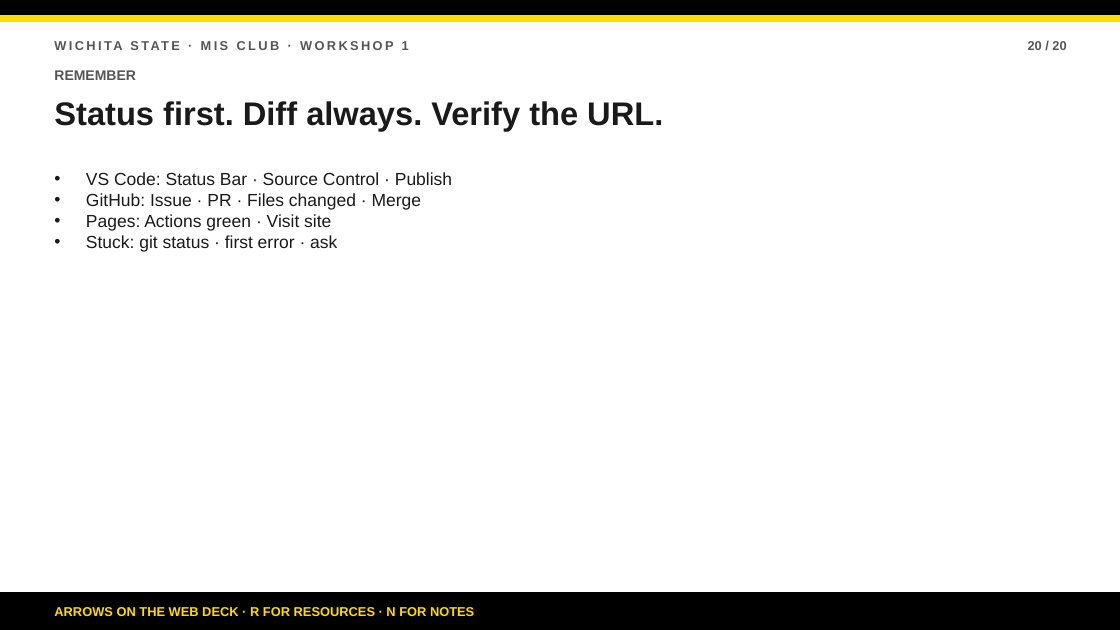
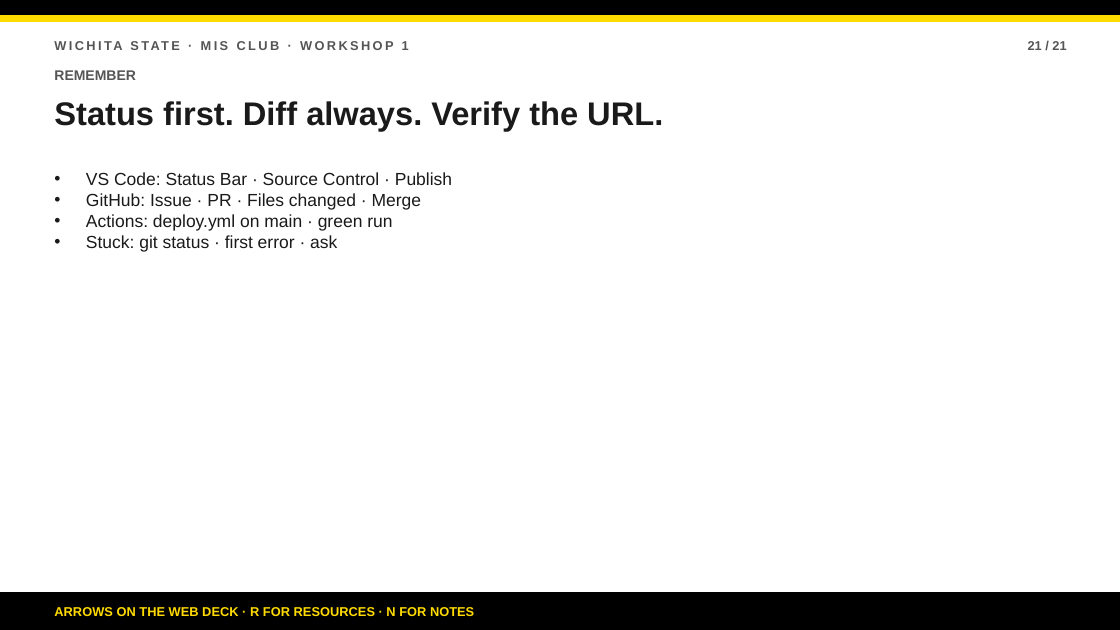
Before and after one commit to bsbcyber/workshop-site, a slide deck: slide 21 of downloads/workshop-1-presentation.pptx (slide 20 before the commit). Drawn at 1120x630 pixels with LibreOffice and Linux fonts; fonts in the diff are those of the drawing. Boxes give left, top, right and bottom in pixels: in the first picture for what was removed or moved away, otherwise in the second. Text is boxed around its words. In the diff, an @@ line names an element or a change of style, - is before the commit and + after.

Commit message:
Add Actions section using bundled deploy.yml

```diff
--- a/downloads/workshop-1-presentation.pptx
+++ b/downloads/workshop-1-presentation.pptx
@@ text at [1028, 41, 1066, 50]: text changed @@
-20 / 20
+21 / 21
@@ text at [86, 214, 392, 231]: text changed @@
-• Pages: Actions green · Visit site
+• Actions: deploy.yml on main · green run
```
Also in this commit, not shown: 19 other slides changed, 1 slide added, 10 other files.
